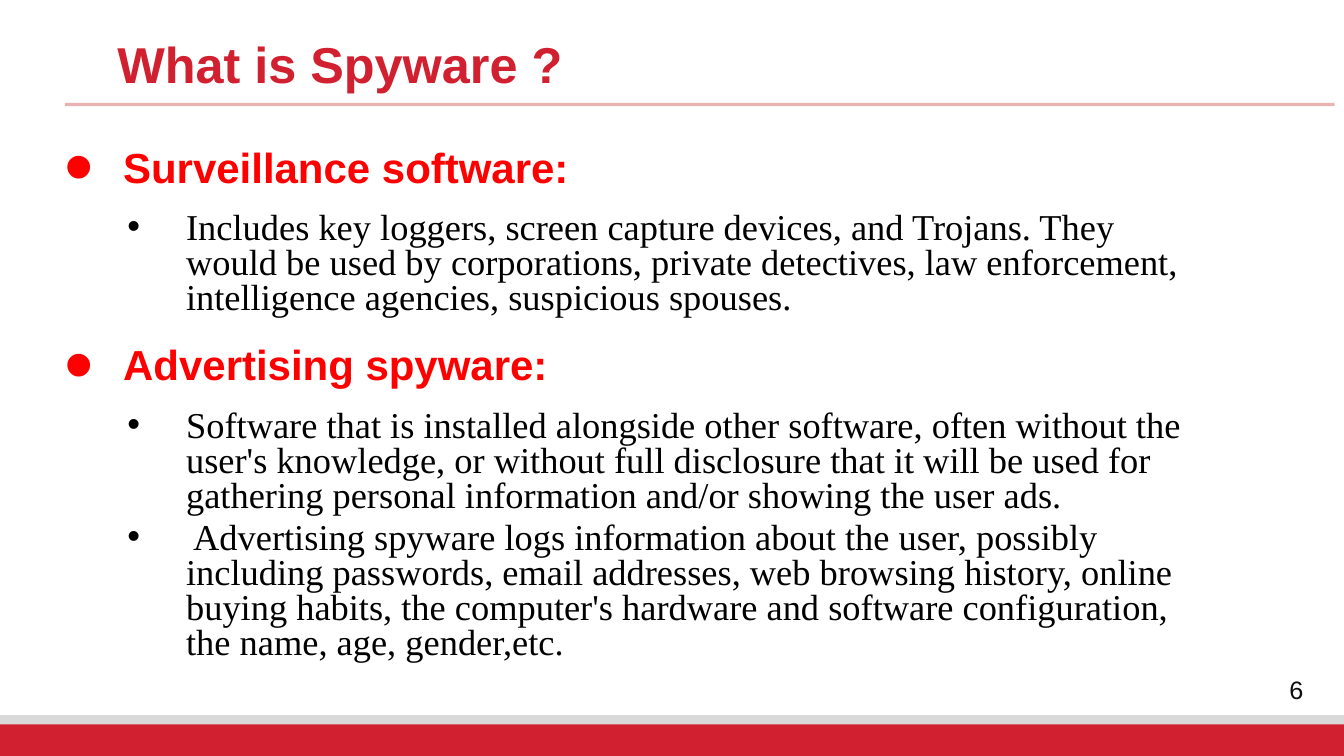
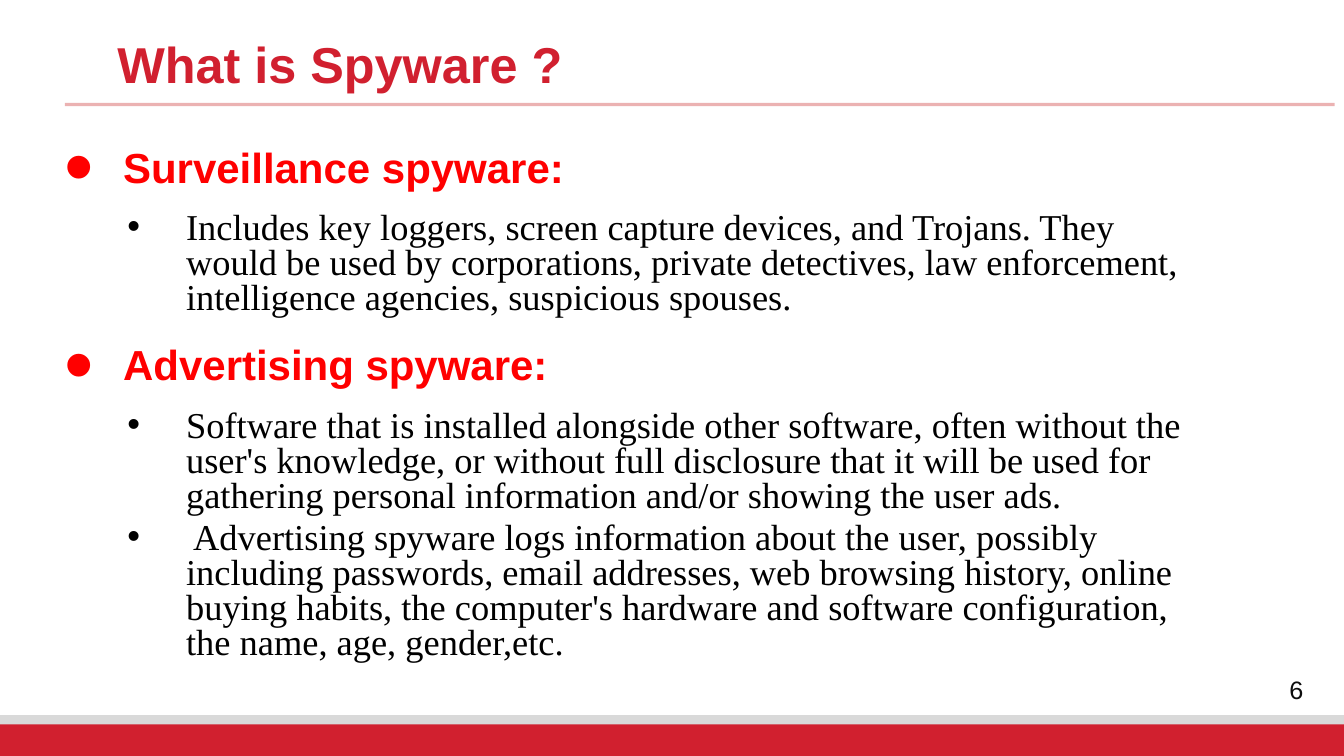
Before and after one commit to fangtian-zhong/fangtian-zhong.github.io, a slide deck: slide 6 of assets/slides/CSCI_591_Malicious_Code_Analysis_12.pptx. Drawn at 1344x756 pixels with LibreOffice and Linux fonts; fonts in the diff are those of the drawing; background and template pictures are left out. Boxes give left, top, right and bottom in pixels: in the first picture for what was removed or moved away, otherwise in the second. Text is boxed around its words. In the diff, an @@ line names an element or a change of style, - is before the commit and + after.

```diff
--- a/assets/slides/CSCI_591_Malicious_Code_Analysis_12.pptx
+++ b/assets/slides/CSCI_591_Malicious_Code_Analysis_12.pptx
@@ text at box(123, 152, 564, 192): text changed @@
-• Surveillance software:
+• Surveillance spyware:
```
Also in this commit, not shown: 4 other slides changed.
